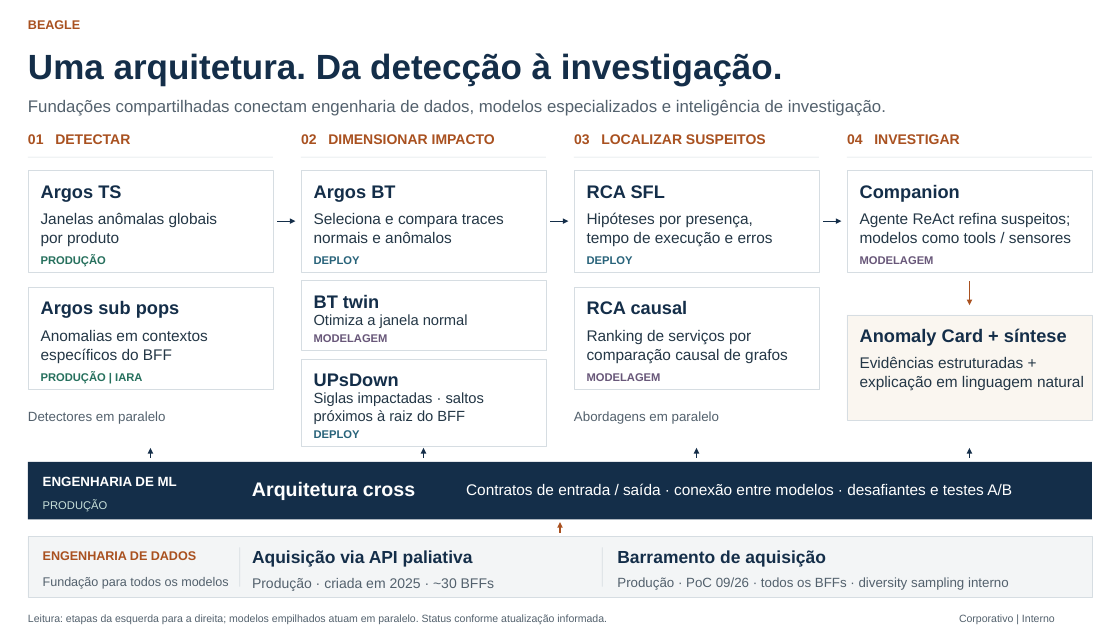
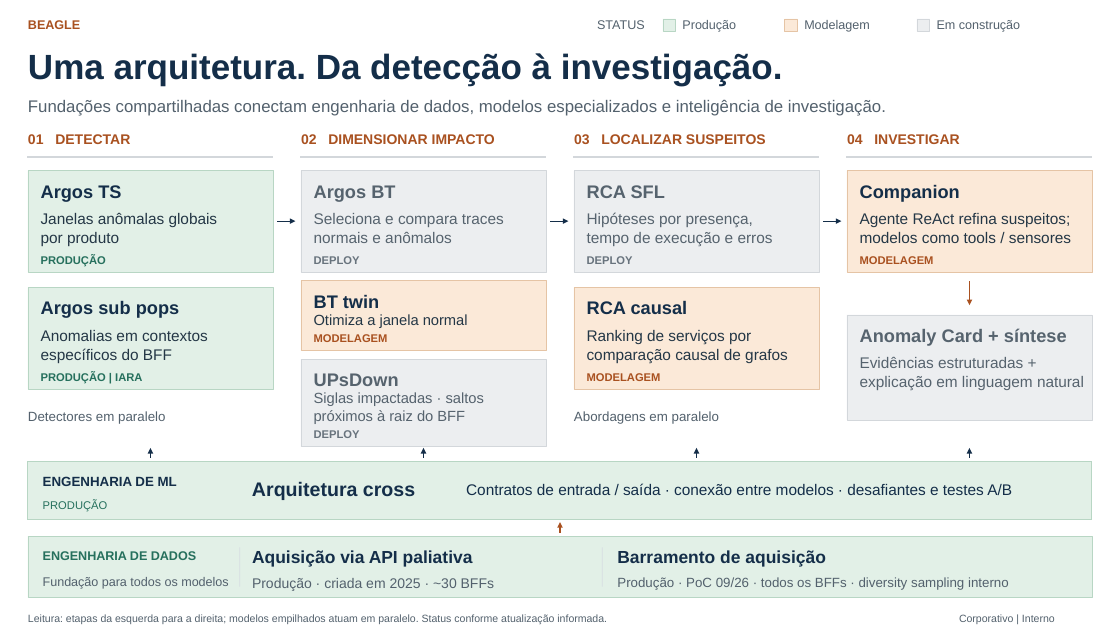
Before and after one commit to wjohnnyhonorato/readings, a slide deck: slide 1 of projects/Arquitetura Beagle/Arquitetura_Beagle.pptx. Drawn at 1120x630 pixels with LibreOffice and Linux fonts; fonts in the diff are those of the drawing. Boxes give left, top, right and bottom in pixels: in the first picture for what was removed or moved away, otherwise in the second. Text is boxed around its words. In the diff, an @@ line names an element or a change of style, - is before the commit and + after.

Commit message:
docs: aplica cores de planejamento e legenda na arquitetura Beagle

```diff
--- a/projects/Arquitetura Beagle/Arquitetura_Beagle.pptx
+++ b/projects/Arquitetura Beagle/Arquitetura_Beagle.pptx
@@ text added at (597, 20, 645, 29), 13.5 pt, text #53616D @@
+STATUS
@@ rectangle added at (662, 19, 675, 32), fill #E2F0E7, outline #B8D6C4 0.75 pt @@
@@ text added at (682, 20, 736, 32), 13.5 pt, text #53616D @@
+Produção
@@ rectangle added at (785, 19, 798, 32), fill #FBE9D8, outline #E5C4A5 0.75 pt @@
@@ text added at (804, 20, 870, 32), 13.5 pt, text #53616D @@
+Modelagem
@@ rectangle added at (917, 19, 930, 32), fill #ECEEF0, outline #D3D7DB 0.75 pt @@
@@ text added at (937, 20, 1020, 32), 13.5 pt, text #53616D @@
+Em construção
@@ rectangle at (28, 171, 273, 272): fill #FFFFFF to #E2F0E7; outline #D6DDE2 0.75 pt to #B8D6C4 0.75 pt @@
@@ fill #FFFFFF to #ECEEF0; outline #D6DDE2 0.75 pt to #D3D7DB 0.75 pt in 3 elements at (301, 171, 546, 272), (301, 359, 546, 446), (574, 171, 819, 272) @@
@@ fill #D6DDE2 to #ECEEF0; outline none to #D3D7DB 0 pt in 4 elements at (28, 157, 273, 157), (301, 157, 546, 157), (574, 157, 819, 157), (847, 157, 1092, 157) @@
@@ fill #FFFFFF to #FBE9D8; outline #D6DDE2 0.75 pt to #E5C4A5 0.75 pt in 3 elements at (301, 281, 546, 351), (574, 288, 819, 389), (847, 171, 1092, 272) @@
@@ text colour #28637A to #68737D in 3 elements at (314, 256, 360, 264), (314, 430, 360, 438), (587, 256, 633, 264) @@
@@ text colour #685779 to #A95120 in 3 elements at (314, 334, 388, 342), (587, 373, 661, 381), (860, 256, 934, 264) @@
@@ rectangle at (28, 288, 273, 389): fill #FFFFFF to #E2F0E7; outline #D6DDE2 0.75 pt to #B8D6C4 0.75 pt @@
@@ rectangle at (847, 315, 1092, 420): fill #FAF6F0 to #ECEEF0; outline #D6DDE2 0.75 pt to #D3D7DB 0.75 pt @@
@@ text colour #142E49 to #56636E in 4 elements at (314, 185, 395, 202), (314, 373, 399, 386), (587, 185, 665, 198), (860, 328, 1067, 346) @@
@@ text colour #243746 to #56636E in 4 elements at (314, 213, 504, 243), (314, 392, 484, 424), (587, 212, 773, 246), (860, 357, 1084, 390) @@
@@ rectangle at (28, 462, 1092, 519): fill #142E49 to #E2F0E7; outline none to #B8D6C4 0 pt @@
@@ text "PRODUÇÃO" at (43, 500, 108, 511): text colour #C8E0DA to #26705D @@
@@ text colour #FFFFFF to #142E49 in 3 elements at (43, 476, 177, 486), (252, 481, 415, 500), (466, 483, 1012, 495) @@
@@ rectangle at (28, 536, 1092, 598): fill #F3F5F6 to #E2F0E7; outline #D6DDE2 0.75 pt to #B8D6C4 0.75 pt @@
@@ text "ENGENHARIA DE DADOS" at (43, 551, 196, 560): text colour #A95120 to #26705D @@
```
